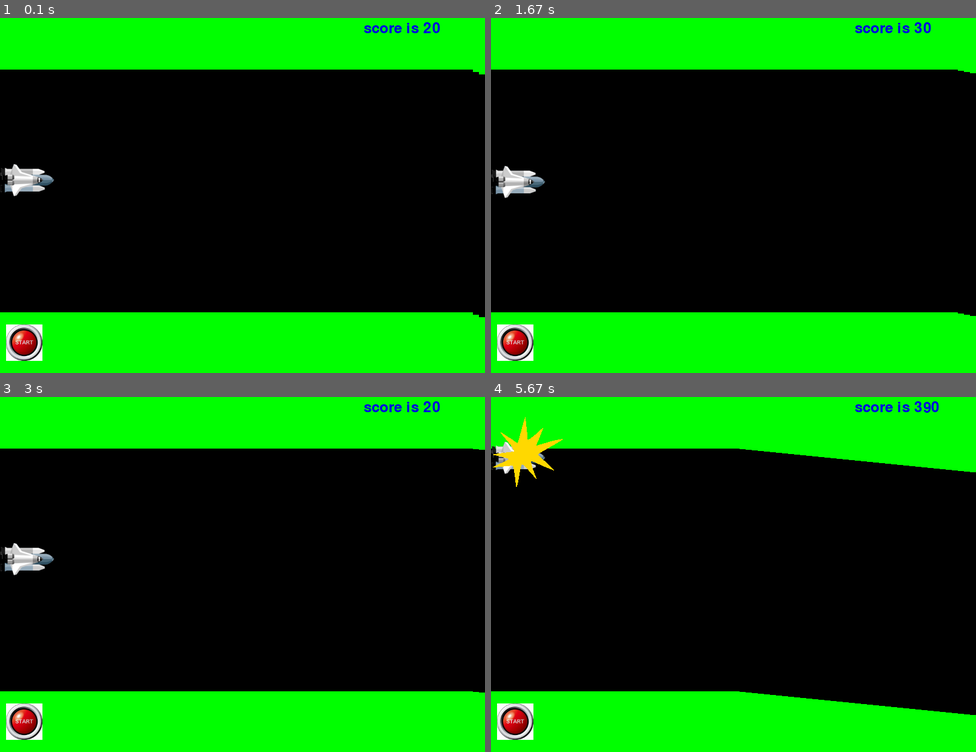
Above: before the commit, frames 1-4 (two rows, left to right).
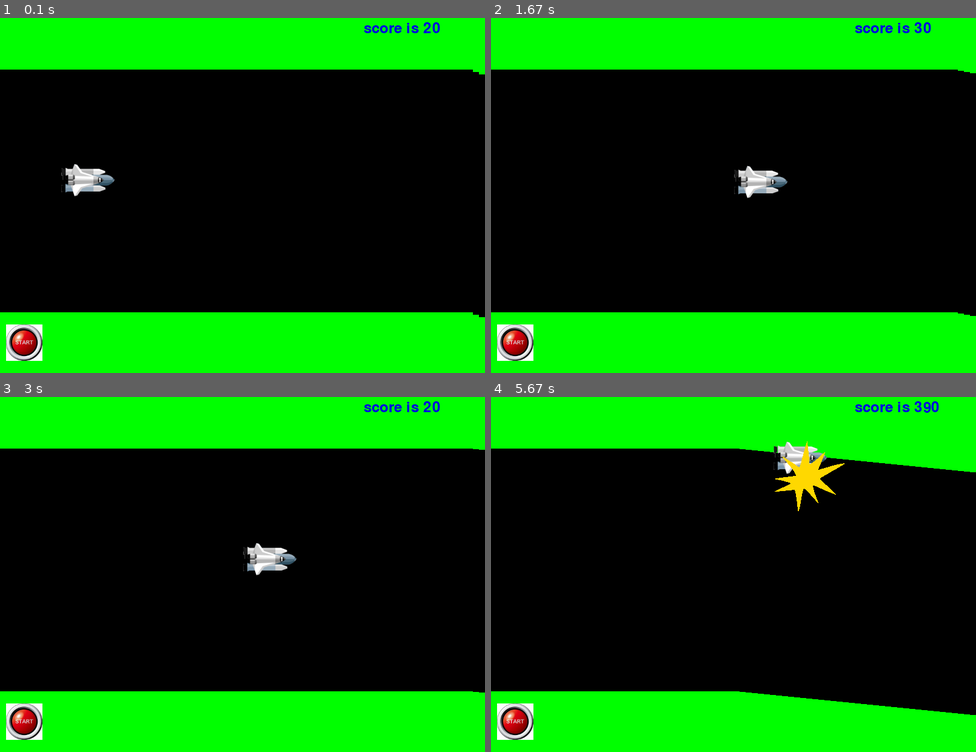
Above: after the commit, the same moments.

Repository: tedykim/pygame_cave
Game: pygame game, started from cave.py
Same seed, same stepped clock (60 frames per second), same inputs: the game is played once before the commit and once after it.
Inputs (mouse positions are in pixels of both pictures, inside the frame that each line leads up to):
- Up to frame 1 (0.1 s): no input
- Up to frame 2 (1.67 s): hold Right 0.33-0.8 s; press the mouse at (515, 341) at 1.37 s; move the mouse to (694, 280) at 1.47 s; release the mouse at (874, 216) at 1.6 s
- Up to frame 3 (3 s): hold Left 1.67-2.2 s; move the mouse to (276, 485) at 1.7 s; click (24, 720) at 2.77 s
- Up to frame 4 (5.67 s): hold Right 3-3.63 s; hold Left 3.67-4.13 s; tap Space at 3.73, 4.03, 4.23, 4.53, 4.73, 5.03, 5.23, 5.53 s; hold Right 4.17-4.63 s; hold Right 4.67-5.13 s; hold Left from 5.17 s (still down)

The runs differ from the first frame. In frame 1, 1.2% of the frame differs, in the area x 0-24%, y 41-51%; in frame 2, 1.2%; in frame 3, 1.2%; in frame 4, 2.2%, in the area x 0-73%, y 5-33%.

Commit message:
ship_y가 좌우로 움직이게 하기,v1

Diff:
--- a/cave.py
+++ b/cave.py
@@ -1,8 +1,8 @@
-# 재시작 버튼만들기_완료_v4
+# ship_y가 좌우로 움직이게하기,v1
 import sys
 from random import randint
 import pygame
-from pygame.locals import QUIT, Rect, KEYDOWN, K_SPACE
+from pygame.locals import QUIT, Rect, KEYDOWN, K_SPACE, K_LEFT, K_RIGHT
 
 pygame.init()
 pygame.key.set_repeat(5, 5)
@@ -12,10 +12,12 @@
 def main():
     """ 메인루틴, 메인ルーチン """
     def reset_game():
-        nonlocal game_over, ship_y, velocity, score, slope, holes
+        nonlocal game_over, ship_x, ship_y, velocity_x, velocity_y, score, slope, holes
         game_over = False
+        ship_x = 400  # 초기 x 위치
         ship_y = 250
-        velocity = 0
+        velocity_x = 0
+        velocity_y = 0
         score = 0
         slope = randint(1, 6)
         holes = []
@@ -23,8 +25,10 @@
             holes.append(Rect(xpos * 10, 100, 10, 400))
 
     walls = 80
+    ship_x = 100  # 초기 x 위치
     ship_y = 250
-    velocity = 0
+    velocity_x = 0
+    velocity_y = 0
     score = 0
     slope = randint(1, 6)
     sysfont = pygame.font.SysFont(None, 36)
@@ -47,6 +51,10 @@
             elif event.type == KEYDOWN:
                 if event.key == K_SPACE:
                     is_space_down = True
+                elif event.key == K_LEFT:  # 왼쪽 화살표 키
+                    velocity_x = -5
+                elif event.key == K_RIGHT:  # 오른쪽 화살표 키
+                    velocity_x = 5
 
         if game_over:
             # 재시작 버튼 클릭 처리
@@ -55,8 +63,8 @@
                     reset_game()
         else:
             score += 10
-            velocity += -3 if is_space_down else 1
-            ship_y += velocity
+            velocity_y += -3 if is_space_down else 1
+            ship_y += velocity_y
 
             edge = holes[-1].copy()
             test = edge.move(0, slope)
@@ -72,17 +80,21 @@
                     holes[0].bottom < ship_y + 80:
                 game_over = True
 
+            # ship 좌우 이동
+            ship_x += velocity_x
+
         SURFACE.fill((0, 255, 0))
         for hole in holes:
             pygame.draw.rect(SURFACE, (0, 0, 0), hole)
-        SURFACE.blit(ship_image, (0, ship_y))
+        ship_rect = ship_image.get_rect(topleft=(ship_x, ship_y))
+        SURFACE.blit(ship_image, ship_rect)
         SURFACE.blit(restart_button, restart_button_rect.topleft)  # 재시작 버튼 그리기
         score_image = sysfont.render("score is {}".format(score),
                                      True, (0, 0, 225))
         SURFACE.blit(score_image, (600, 20))
 
         if game_over:
-            SURFACE.blit(bang_image, (0, ship_y - 40))
+            SURFACE.blit(bang_image, ship_rect.topleft)
 
         pygame.display.update()
         FPSCLOCK.tick(15)
